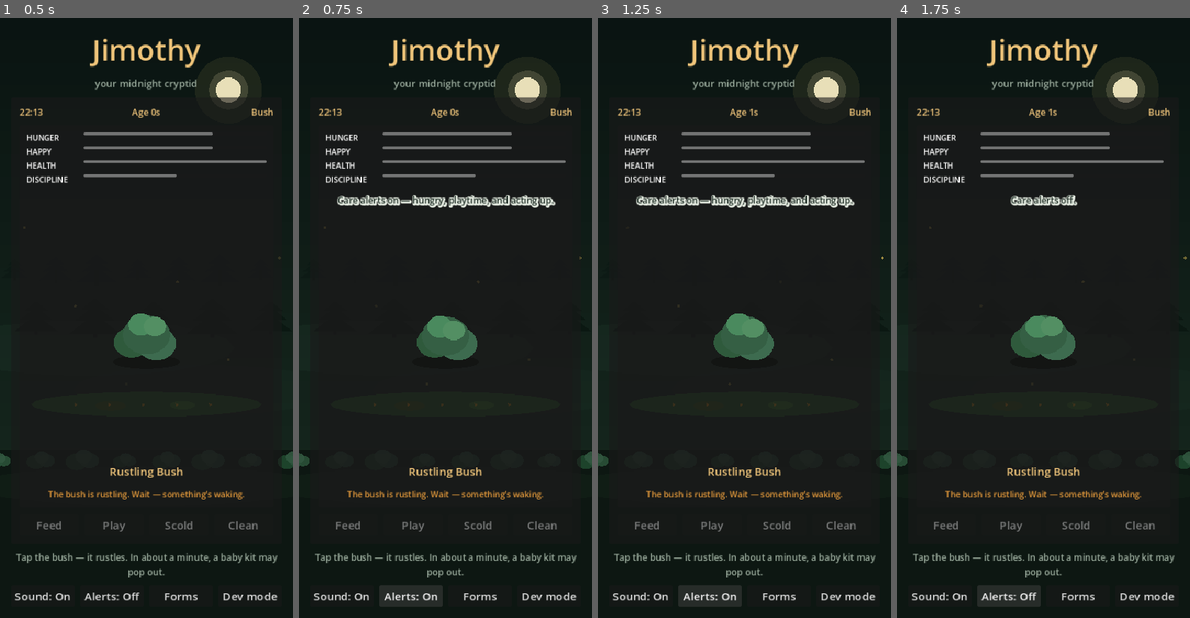
Above: before the commit, frames 1-4 (left to right).
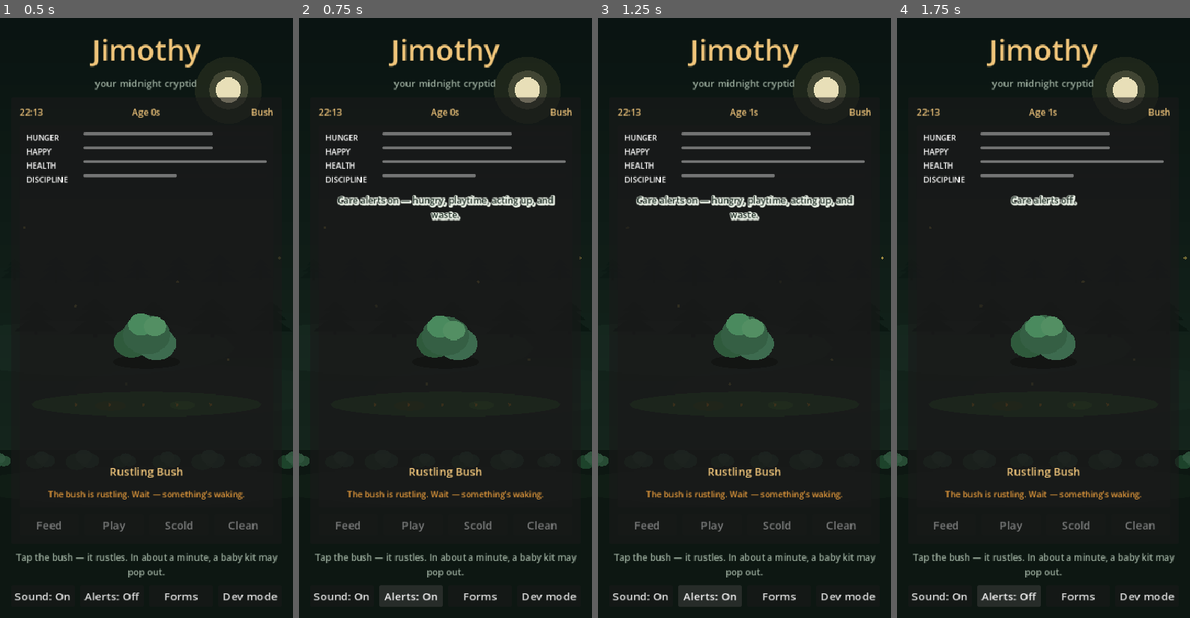
Above: after the commit, the same moments.

Repository: rgarn023/JimothyPet
Game: Godot game, scene res://scenes/main.tscn
Two runs of this game, one before a commit and one after it. Both use one fixed random seed, a clock stepped at 60 frames per second and the inputs below.
Inputs:
- Up to frame 1 (0.5 s): no input
- Up to frame 2 (0.75 s): click "Alerts: Off" at 0.5 s
- Up to frame 3 (1.25 s): no input
- Up to frame 4 (1.75 s): click "Alerts: On" at 1.25 s

Frame 1 is identical in both runs. In frame 2, 0.4% of the frame differs, in the area x 44-88%, y 29-34%; in frame 3, 0.4%; in frame 4, nothing differs.

Commit message:
Alert when nest waste needs cleaning
Add a waste care notification (web + Godot) alongside hungry, play, and acting up.

Co-authored-by: rgarn023 <rgarn023@users.noreply.github.com>

Diff:
--- a/godot/scripts/jimothy_notify.gd
+++ b/godot/scripts/jimothy_notify.gd
@@ -1,5 +1,5 @@
 extends Node
-## Care notifications — hungry / play / acting up.
+## Care notifications — hungry / play / acting up / waste.
 ## Web: Notification API via JavaScriptBridge. Desktop Linux: notify-send.
 ## Cooldown prevents spam.
 
@@ -9,6 +9,7 @@
 	"hungry": -999999,
 	"play": -999999,
 	"stubborn": -999999,
+	"waste": -999999,
 }
 
 
@@ -37,7 +38,6 @@
 	var now := Time.get_unix_time_from_system()
 	if PetState.stubborn:
 		_try_send("stubborn", "Jimothy is acting up", _stubborn_body(), now)
-		return
 	if PetState.hunger < 25.0:
 		_try_send("hungry", "Jimothy is hungry", "He’s hunting for a real meal. Time to feed him.", now)
 	if PetState.stage != "baby" and PetState.energy >= 18.0 and PetState.happy < 25.0:
@@ -45,6 +45,13 @@
 			"play",
 			"Jimothy wants to play",
 			"Restless cryptid energy — try a Dumpster Dive night run.",
+			now
+		)
+	if PetState.has_mess:
+		_try_send(
+			"waste",
+			"Jimothy left a mess",
+			"Nest waste is piling up — open the app and Clean.",
 			now
 		)
 
--- a/godot/scripts/main.gd
+++ b/godot/scripts/main.gd
@@ -424,7 +424,7 @@
 	if PetState.alerts_enabled:
 		if JimothyNotify and JimothyNotify.has_method("request_permission_web"):
 			JimothyNotify.request_permission_web()
-		PetState.speech.emit("Care alerts on — hungry, playtime, and acting up.")
+		PetState.speech.emit("Care alerts on — hungry, playtime, acting up, and waste.")
 		if JimothyNotify:
 			JimothyNotify.check_now()
 	else:
--- a/godot/scripts/pet_state.gd
+++ b/godot/scripts/pet_state.gd
@@ -99,7 +99,7 @@
 var dev_mode: bool = false
 ## When true, night ambience + raccoon SFX are muted (persists).
 var sound_muted: bool = false
-## When true, care notifications (hungry / play / acting up) are allowed.
+## When true, care notifications (hungry / play / acting up / waste) are allowed.
 var alerts_enabled: bool = false
 ## Last successful food key — used by eat animation prop.
 var last_fed_food: String = "berries"
Not shown, changed: README.md
Not shown, changed: godot/README.md
Not shown, changed: js/game.js
Not shown, changed: js/notify.js
